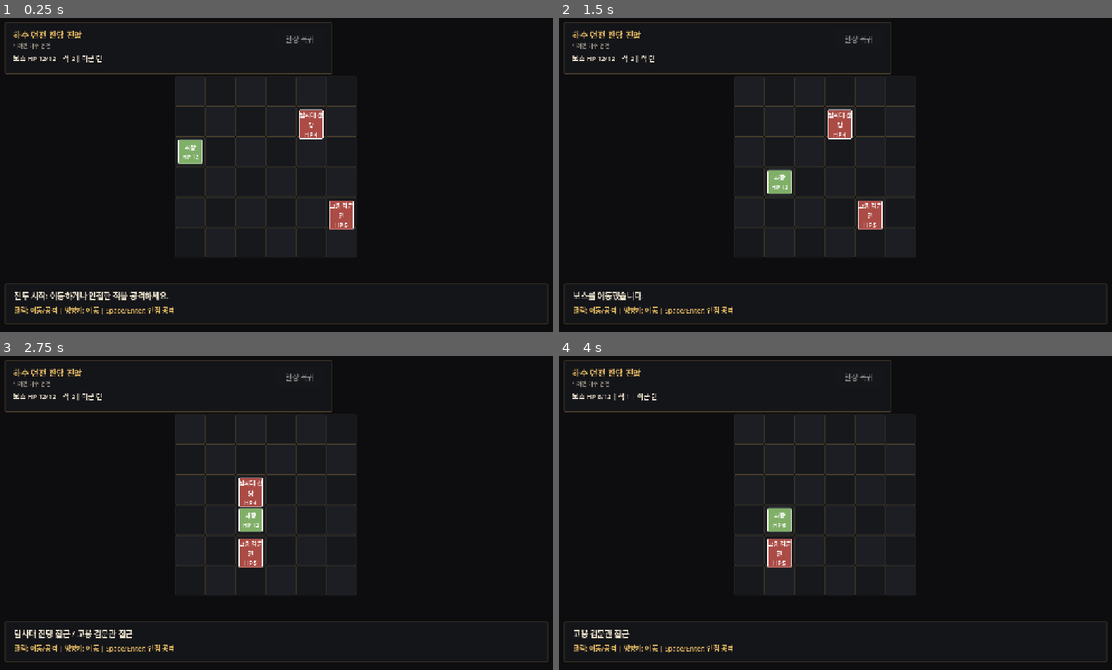
Above: before the commit, frames 1-4 (two rows, left to right).
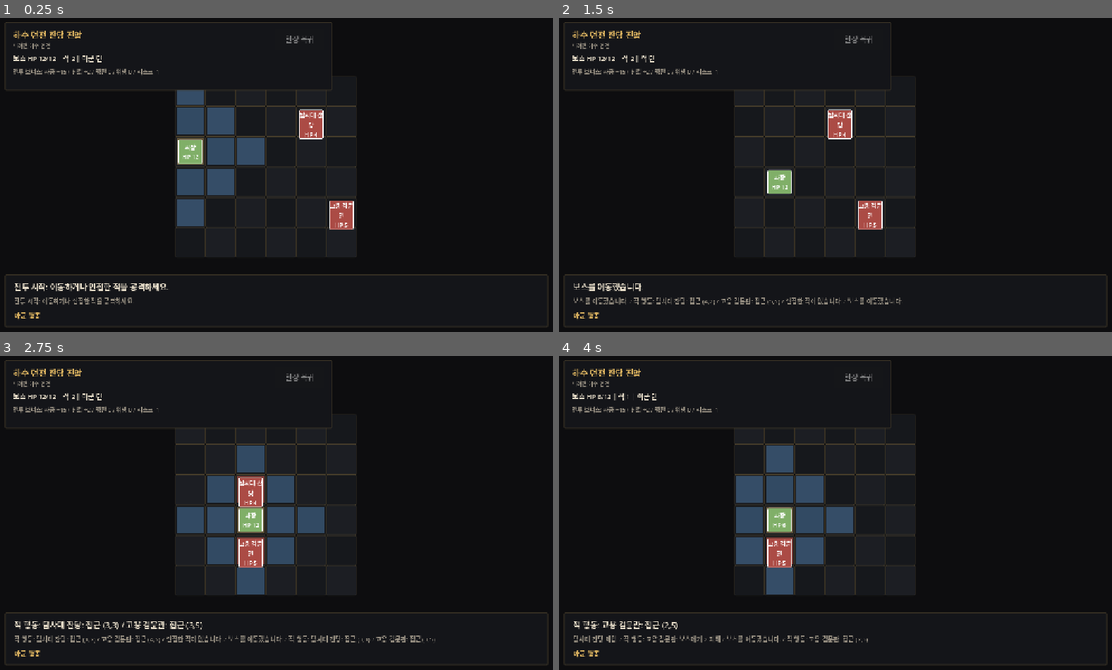
Above: after the commit, the same moments.

Repository: tajokim89/dungeon-cleanup-inc
Game: Godot game, scene res://scenes/BattleTest.tscn
The game is run twice, just before and just after one commit, with the same random seed, the same clock (stepped at 60 frames per second) and the same inputs. This scene is started directly instead of the project's main scene.
Inputs (mouse positions are in pixels of both pictures, inside the frame that each line leads up to):
- Up to frame 1 (0.25 s): no input
- Up to frame 2 (1.5 s): tap Enter at 0.5 s; move the mouse to (957, 156) at 0.52 s; hold Right 0.53-1.28 s; tap R at 0.6 s; click (957, 156) at 0.67 s; tap Space at 0.77, 1.25 s; tap E at 0.8, 1.35 s; move the mouse to (724, 190) at 1.27 s; hold Down from 1.28 s (still down); click (724, 190) at 1.42 s
- Up to frame 3 (2.75 s): tap Space at 1.52 s; tap R at 1.55, 2.1 s; tap Enter at 2 s; move the mouse to (331, 440) at 2.02 s; release Down at 2.03 s; hold Right from 2.03 s (still down); click (331, 440) at 2.17 s; tap E at 2.3 s
- Up to frame 4 (4 s): tap Space at 2.75, 3.02, 3.77 s; move the mouse to (807, 575) at 2.77 s; release Right at 2.78 s; hold Up 2.78-3.53 s; tap Enter at 2.85 s; click (807, 575) at 2.92 s; tap R at 3.05 s; move the mouse to (1006, 560) at 3.52 s; hold Left from 3.53 s (still down); tap E at 3.6 s; click (1006, 560) at 3.67 s

The runs differ from the first frame. In frame 1, 6.0% of the frame differs, in the area x 0-100%, y 15-99%; in frame 2, 2.7%; in frame 3, 7.5%; in frame 4, 6.9%.

Commit message:
Improve tactical battle UX

Diff:
--- a/scripts/BattleTest.gd
+++ b/scripts/BattleTest.gd
@@ -15,12 +15,16 @@
 const COLOR_TILE_BORDER: Color = Color(0.27, 0.235, 0.165)
 const COLOR_PLAYER: Color = Color(0.502, 0.686, 0.408)
 const COLOR_ENEMY: Color = Color(0.671, 0.294, 0.271)
+const COLOR_MOVE_HIGHLIGHT: Color = Color(0.345, 0.557, 0.769, 0.42)
+const COLOR_ATTACK_HIGHLIGHT: Color = Color(0.827, 0.361, 0.294, 0.52)
+const COLOR_SELECTED_HIGHLIGHT: Color = Color(0.851, 0.694, 0.373, 0.35)
 const COLOR_PANEL: Color = Color(0.078, 0.083, 0.098)
 const COLOR_PANEL_DARK: Color = Color(0.047, 0.052, 0.063)
 const COLOR_TEXT: Color = Color(0.902, 0.863, 0.784)
 const COLOR_GOLD: Color = Color(0.851, 0.694, 0.373)
 const COLOR_MUTED: Color = Color(0.604, 0.573, 0.518)
 const COLOR_WARNING: Color = Color(0.808, 0.431, 0.349)
+const COLOR_SUCCESS: Color = Color(0.494, 0.686, 0.443)
 
 var current_contract: Dictionary = {}
 var combat_event: Dictionary = {}
@@ -29,12 +33,17 @@
 var enemies: Array[Dictionary] = []
 var turn_state: String = "player"
 var board_layer: Node2D
+var highlight_layer: Node2D
 var unit_layer: Node2D
 var title_label: Label
 var hp_label: Label
+var result_label: Label
 var status_label: Label
+var action_log_label: Label
 var prompt_label: Label
+var retry_button: Button
 var return_button: Button
+var action_log: Array[String] = []
 
 
 func _ready() -> void:
@@ -100,9 +109,14 @@
 			tile.name = "Tile_%d_%d" % [x, y]
 			tile.position = cell_to_position(Vector2i(x, y))
 			tile.size = Vector2(CELL_SIZE, CELL_SIZE)
+			tile.mouse_filter = Control.MOUSE_FILTER_IGNORE
 			var tile_color := COLOR_TILE_A if (x + y) % 2 == 0 else COLOR_TILE_B
 			tile.add_theme_stylebox_override("panel", make_panel_style(tile_color, COLOR_TILE_BORDER, 1))
 			board_layer.add_child(tile)
+
+	highlight_layer = Node2D.new()
+	highlight_layer.name = "HighlightLayer"
+	add_child(highlight_layer)
 
 	unit_layer = Node2D.new()
 	unit_layer.name = "UnitLayer"
@@ -119,7 +133,7 @@
 	panel.offset_left = 24
 	panel.offset_top = 20
 	panel.offset_right = 760
-	panel.offset_bottom = 138
+	panel.offset_bottom = 174
 	panel.add_theme_stylebox_override("panel", make_panel_style(COLOR_PANEL, COLOR_TILE_BORDER, 2))
 	canvas.add_child(panel)
 
@@ -149,6 +163,14 @@
 	var subtitle := make_label(String(current_contract.get("title", "계약 현장")), 12, COLOR_MUTED)
 	title_box.add_child(subtitle)
 
+	retry_button = Button.new()
+	retry_button.text = "재시도"
+	retry_button.visible = false
+	retry_button.disabled = true
+	retry_button.custom_minimum_size = Vector2(86.0, 34.0)
+	retry_button.pressed.connect(restart_battle)
+	header.add_child(retry_button)
+
 	return_button = Button.new()
 	return_button.text = "현장 복귀"
 	return_button.disabled = true
@@ -158,6 +180,10 @@
 
 	hp_label = make_label("", 15, COLOR_TEXT)
 	layout.add_child(hp_label)
+
+	result_label = make_label(get_battle_bonus_text(), 13, COLOR_MUTED)
+	result_label.custom_minimum_size = Vector2(0.0, 22.0)
+	layout.add_child(result_label)
 
 	var message_panel := PanelContainer.new()
 	message_panel.name = "MessagePanel"
@@ -166,7 +192,7 @@
 	message_panel.anchor_right = 1.0
 	message_panel.anchor_bottom = 1.0
 	message_panel.offset_left = 24
-	message_panel.offset_top = -112
+	message_panel.offset_top = -132
 	message_panel.offset_right = -24
 	message_panel.offset_bottom = -20
 	message_panel.add_theme_stylebox_override("panel", make_panel_style(COLOR_PANEL, COLOR_TILE_BORDER, 2))
@@ -185,9 +211,12 @@
 
 	status_label = make_label("", 18, COLOR_TEXT)
 	status_label.custom_minimum_size = Vector2(0.0, 28.0)
-	prompt_label = make_label("클릭: 이동/공격 | 방향키: 이동 | Space/Enter: 인접 공격", 15, COLOR_GOLD)
+	action_log_label = make_label("", 14, COLOR_MUTED)
+	action_log_label.custom_minimum_size = Vector2(0.0, 26.0)
+	prompt_label = make_label("아군 행동", 15, COLOR_GOLD)
 	prompt_label.custom_minimum_size = Vector2(0.0, 24.0)
 	message_layout.add_child(status_label)
+	message_layout.add_child(action_log_label)
 	message_layout.add_child(prompt_label)
 
 
@@ -205,6 +234,7 @@
 		)
 
 	update_hud()
+	refresh_highlights()
 
 
 func create_unit_marker(node_name: String, cell: Vector2i, color: Color, text: String) -> void:
@@ -212,6 +242,7 @@
 	marker.name = node_name
 	marker.position = cell_to_position(cell) + Vector2(7.0, 7.0)
 	marker.size = Vector2(CELL_SIZE - 14.0, CELL_SIZE - 14.0)
+	marker.mouse_filter = Control.MOUSE_FILTER_IGNORE
 	marker.add_theme_stylebox_override("panel", make_panel_style(color, Color.WHITE, 1))
 	unit_layer.add_child(marker)
 
@@ -219,7 +250,45 @@
 	label.horizontal_alignment = HORIZONTAL_ALIGNMENT_CENTER
 	label.vertical_alignment = VERTICAL_ALIGNMENT_CENTER
 	label.autowrap_mode = TextServer.AUTOWRAP_WORD_SMART
+	label.mouse_filter = Control.MOUSE_FILTER_IGNORE
 	marker.add_child(label)
+
+
+func refresh_highlights() -> void:
+	if highlight_layer == null:
+		return
+
+	for child in highlight_layer.get_children():
+		child.queue_free()
+
+	if turn_state != "player":
+		return
+
+	add_cell_highlight(player_cell, COLOR_SELECTED_HIGHLIGHT, "SelectedCell")
+
+	for y in range(GRID_HEIGHT):
+		for x in range(GRID_WIDTH):
+			var cell := Vector2i(x, y)
+			if cell == player_cell:
+				continue
+
+			if get_enemy_index_at_cell(cell) != -1:
+				if get_cell_distance(player_cell, cell) == 1:
+					add_cell_highlight(cell, COLOR_ATTACK_HIGHLIGHT, "AttackCell_%d_%d" % [x, y])
+				continue
+
+			if get_cell_distance(player_cell, cell) <= PLAYER_MOVE_RANGE and not is_cell_occupied(cell):
+				add_cell_highlight(cell, COLOR_MOVE_HIGHLIGHT, "MoveCell_%d_%d" % [x, y])
+
+
+func add_cell_highlight(cell: Vector2i, color: Color, node_name: String) -> void:
+	var highlight := ColorRect.new()
+	highlight.name = node_name
+	highlight.position = cell_to_position(cell) + Vector2(4.0, 4.0)
+	highlight.size = Vector2(CELL_SIZE - 8.0, CELL_SIZE - 8.0)
+	highlight.color = color
+	highlight.mouse_filter = Control.MOUSE_FILTER_IGNORE
+	highlight_layer.add_child(highlight)
 
 
 func _unhandled_input(event: InputEvent) -> void:
@@ -235,6 +304,8 @@
 			var lose_key := event as InputEventKey
 			if lose_key.pressed and not lose_key.echo and lose_key.keycode == KEY_R:
 				restart_battle()
+			elif lose_key.pressed and not lose_key.echo and lose_key.keycode == KEY_ESCAPE:
+				return_to_dungeon()
 		return
 
 	if turn_state != "player":
@@ -331,6 +402,7 @@
 
 	turn_state = "enemy"
 	update_hud()
+	refresh_highlights()
 	await get_tree().create_timer(0.25).timeout
 	run_enemy_turn()
 
@@ -339,11 +411,17 @@
 	var messages: Array[String] = []
 	for enemy: Dictionary in enemies:
 		if get_cell_distance(enemy.get("cell", Vector2i.ZERO), player_cell) == 1:
-			player_hp -= int(enemy.get("attack", 1))
-			messages.append("%s 공격" % String(enemy.get("label", "적")))
+			var attack_power := int(enemy.get("attack", 1))
+			player_hp -= attack_power
+			messages.append("%s: 보스에게 %d 피해" % [String(enemy.get("label", "적")), attack_power])
 		else:
-			enemy["cell"] = get_enemy_step_toward_player(enemy)
-			messages.append("%s 접근" % String(enemy.get("label", "적")))
+			var before_cell: Vector2i = enemy.get("cell", Vector2i.ZERO)
+			var next_cell := get_enemy_step_toward_player(enemy)
+			enemy["cell"] = next_cell
+			if next_cell == before_cell:
+				messages.append("%s: 대기" % String(enemy.get("label", "적")))
+			else:
+				messages.append("%s: 접근 (%d,%d)" % [String(enemy.get("label", "적")), next_cell.x + 1, next_cell.y + 1])
 
 		if player_hp <= 0:
 			break
@@ -352,13 +430,19 @@
 		player_hp = 0
 		turn_state = "lost"
 		update_units()
-		update_status("전투 실패: R로 재시도")
-		prompt_label.text = "R: 재시도"
+		return_button.text = "현장 복귀"
+		return_button.disabled = false
+		retry_button.visible = true
+		retry_button.disabled = false
+		result_label.text = "전투 실패: 보너스 미적용"
+		result_label.add_theme_color_override("font_color", COLOR_WARNING)
+		update_status("전투 실패")
+		prompt_label.text = "퇴각 또는 재시도"
 		return
 
 	turn_state = "player"
 	update_units()
-	update_status(" / ".join(messages))
+	update_status("적 행동: %s" % " / ".join(messages))
 
 
 func get_enemy_step_toward_player(enemy: Dictionary) -> Vector2i:
@@ -394,9 +478,15 @@
 	turn_state = "won"
 	var report := "%s 해결: 방해 세력을 제압했습니다." % String(combat_event.get("title", "현장 전투"))
 	GameState.set_field_battle_resolved(report)
+	refresh_highlights()
+	retry_button.visible = false
+	retry_button.disabled = true
+	return_button.text = "현장 복귀"
 	return_button.disabled = false
-	prompt_label.text = "Space/Enter 또는 버튼: 현장 복귀"
-	update_status(report)
+	result_label.text = "%s 적용" % get_battle_bonus_text()
+	result_label.add_theme_color_override("font_color", COLOR_SUCCESS)
+	prompt_label.text = "전투 종료"
+	update_status("%s | %s" % [report, get_battle_bonus_text()])
 	update_hud()
 
 
@@ -404,9 +494,16 @@
 	player_cell = Vector2i(0, 2)
 	player_hp = PLAYER_MAX_HP
 	turn_state = "player"
+	action_log.clear()
 	setup_enemies()
+	return_button.text = "현장 복귀"
+	return_button.disabled = true
+	retry_button.visible = false
+	retry_button.disabled = true
+	result_label.text = get_battle_bonus_text()
+	result_label.add_theme_color_override("font_color", COLOR_MUTED)
 	update_units()
-	prompt_label.text = "클릭: 이동/공격 | 방향키: 이동 | Space/Enter: 인접 공격"
+	prompt_label.text = "아군 행동"
 	update_status("전투 재시작.")
 
 
@@ -414,9 +511,20 @@
 	get_tree().change_scene_to_file(DUNGEON_TEST_SCENE_PATH)
 
 
-func update_status(message: String) -> void:
+func update_status(message: String, add_to_log: bool = true) -> void:
 	status_label.text = message
+	if add_to_log:
+		push_action_log(message)
 	update_hud()
+
+
+func push_action_log(message: String) -> void:
+	action_log.append(message)
+	while action_log.size() > 4:
+		action_log.remove_at(0)
+
+	if action_log_label != null:
+		action_log_label.text = " / ".join(action_log)
 
 
 func update_hud() -> void:
@@ -435,6 +543,13 @@
 	hp_label.text = "보스 HP %d/%d | 적 %d | %s" % [player_hp, PLAYER_MAX_HP, enemy_count, turn_text]
 
 
+func get_battle_bonus_text() -> String:
+	var bonus: Dictionary = combat_event.get("settlement_bonus", {})
+	if bonus.is_empty():
+		return "전투 보너스 없음"
+	return "전투 보너스: %s" % GameState.format_reward_text(bonus)
+
+
 func cell_to_position(cell: Vector2i) -> Vector2:
 	return BOARD_ORIGIN + Vector2(float(cell.x) * CELL_SIZE, float(cell.y) * CELL_SIZE)
 
